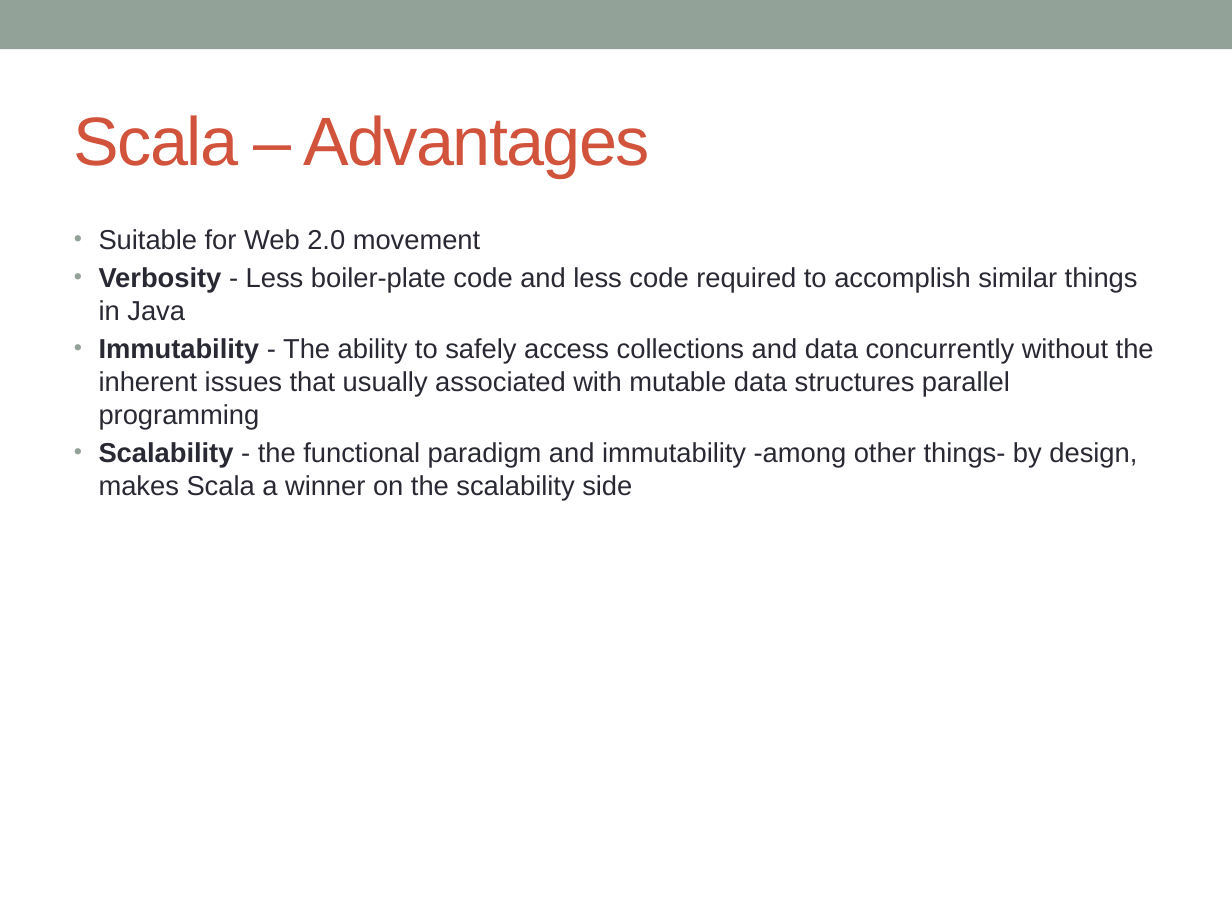
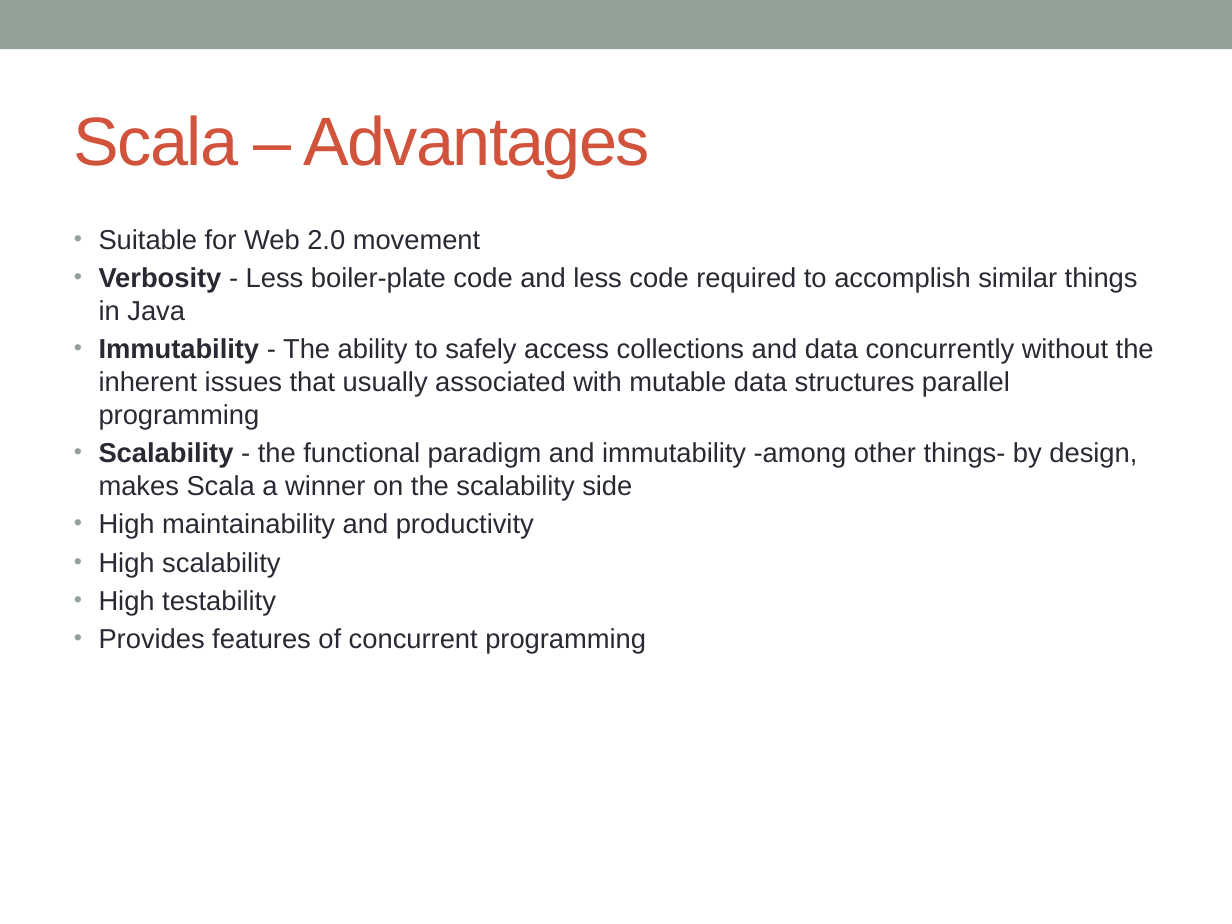
Before and after one commit to notionquest/ProjectDocumentation, a slide deck: slide 3 of Scala.pptx. Drawn at 1232x924 pixels with LibreOffice and Linux fonts; fonts in the diff are those of the drawing. Boxes give left, top, right and bottom in pixels: in the first picture for what was removed or moved away, otherwise in the second. Text is boxed around its words. In the diff, an @@ line names an element or a change of style, - is before the commit and + after.

```diff
--- a/Scala.pptx
+++ b/Scala.pptx
@@ text at box(99, 513, 646, 654): paragraphs added @@
+• High maintainability and productivity
+• High scalability
+• High testability
+• Provides features of concurrent programming
```
Also in this commit, not shown: 1 other slide changed, 1 slide added, 1 other file.
